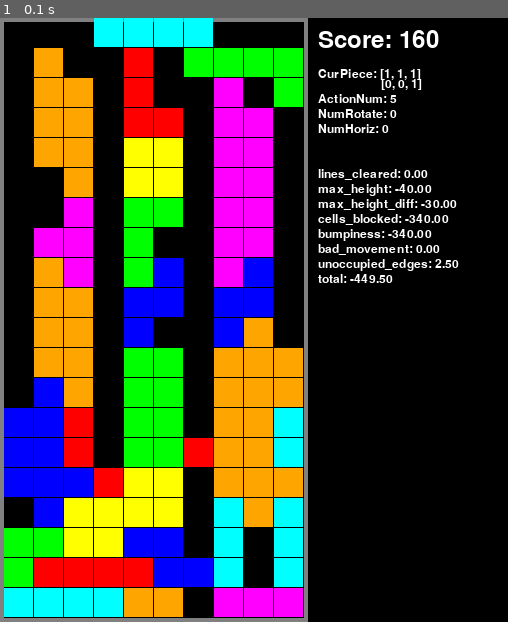
Above: before the commit, frame 1.
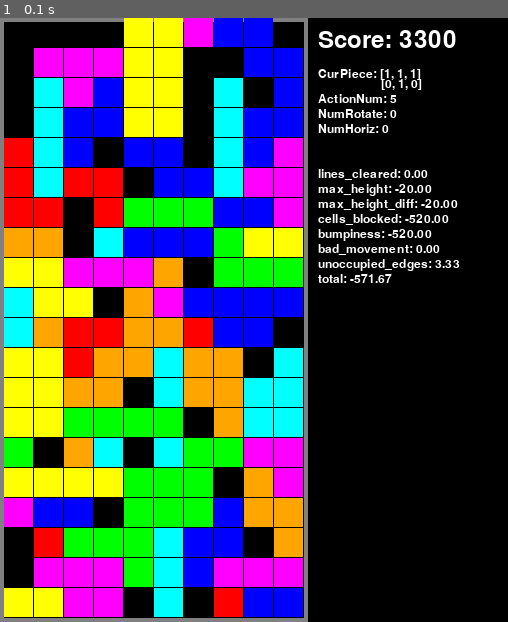
Above: after the commit, the same moment.

Repository: jfslion/ai801g3tetris
Game: pygame game, started from runner.py
Same seed, same stepped clock (60 frames per second), same inputs: the game is played once before the commit and once after it.
Inputs:
- Up to frame 1 (0.1 s): no input

The runs differ from the first frame. In frame 1, 45% of the frame differs, in the area x 0-91%, y 0-100%.

Commit message:
working brute force optimizer

Diff:
--- a/agent_bfo.py
+++ b/agent_bfo.py
@@ -50,7 +50,7 @@
 
         if self.display_choice:
             self.env.draw(reward_meta, action_meta, 500)
-        print(f'\nStep num: {self.env.steps}')
-        print(f'Action Data: {action_meta}')
-        print(f'Reward Data: {reward_meta}')
+            print(f'\nStep num: {self.env.steps}')
+            print(f'Action Data: {action_meta}')
+            print(f'Reward Data: {reward_meta}')
         return done, reward_meta, action_meta
--- a/environment_tetris.py
+++ b/environment_tetris.py
@@ -93,8 +93,9 @@
             if self.valid_move(rotated_piece, rotated_piece['x'], rotated_piece['y']):
                 self.current_piece = rotated_piece
             else:
-                unnecesary_movements = True
-                print("Piece rotation failure")
+                #unnecesary_movements = True
+                if self.print_reward_calc:
+                    print("Piece rotation failure")
 
         # Move left or right based on num_movements.
         if num_movements != 0:
--- a/rewards_optimizer.py
+++ b/rewards_optimizer.py
@@ -1,7 +1,10 @@
 import random
 import numpy as np
 from reward_center import RewardCenter
-import math
+from environment_tetris import TetrisEnv
+import random
+import sys
+from agent_bfo import BruteForceAgent
 
 gen_files = True
 execute_optimizer = True
@@ -39,11 +42,40 @@
 }
 
 
-def get_run_matrix(rr: dict):
+def convert_to_rewards_dict(combo):
+    reward_combo = {}
+    counter = 0
+    for i, (key, val) in enumerate(rewards_ranges.items()):
+        if isinstance(val, dict):
+            tmp = {}
+            for i2, (key2, val2) in enumerate(val.items()):
+                tmp[key2] = combo[counter]
+                counter += 1
+            reward_combo[key] = (True, tmp)
+        else:
+            reward_combo[key] = (True, combo[counter])
+            counter += 1
+
+    return reward_combo
+
+
+def get_combinations(arrays):
+    if not arrays:
+        return [[]]
+
+    result = []
+    for item in arrays[0]:
+        for combination in get_combinations(arrays[1:]):
+            result.append([item] + combination)
+
+    return result
+
+
+def fetch_lists_from_dict(rr: dict):
     list_of_arrays = []
     for _, (key, val) in enumerate(rr.items()):
         if isinstance(val, dict):
-            tmp_list = get_run_matrix(val)
+            tmp_list = fetch_lists_from_dict(val)
             for alist in tmp_list:
                 list_of_arrays.append(alist)
         else:
@@ -70,12 +102,48 @@
     print(f'Iter total_len: {total_len}')
     return total_len
 
+
+runner_args = {
+    'random_seed':          26392639,
+    'score_cutoff'     :    400000,
+    'mode'             :    'bfo', # 'user', 'random_watch', 'q_learning', 'dqn', 'bfo'
+    'print_reward_calc':    False,
+    'publish_rewards'  :    False,
+    'debug_grid'       :    False,
+    'render'           :    False,
+    'render_pause_sec' :    0.0,
+    }
+
+
 # Main function for rewards optimizer execution.
 if __name__ == "__main__":
     """
     """
-    if gen_files:
-        total_len = print_rewards_ranges(rewards_ranges)
-        run_mat = get_run_matrix(rewards_ranges)
+    total_len = print_rewards_ranges(rewards_ranges)
+    list_of_vals = fetch_lists_from_dict(rewards_ranges)
+    combinations = get_combinations(list_of_vals)
+    print(f'Total number of combinations: {len(combinations)}')
+    print(f'Total number of runs: {len(combinations)*num_replicates}')
 
-    print(f'Total number of runs: {math.factorial(total_len)}')
+    random.seed(runner_args['random_seed'])
+    random_seeds = [random.randint(0, sys.maxsize) for x in range(num_replicates)]
+    highest_combo = 0
+    highest_indx = -1
+    for num, combo in enumerate(combinations):
+        combo_dict = convert_to_rewards_dict(combo)
+        combo_score = 0
+        for random_seed in random_seeds:
+            runner_args['random_seed'] = random_seed
+            env = TetrisEnv(runner_args, combo_dict)
+            agent = BruteForceAgent(env, False, False)
+            done = False
+            while not done:
+                done, _, _ = agent.step()
+            combo_score += env.score
+        avg_score = combo_score/num_replicates
+        print(f'Combo {num}/{len(combinations)}: Average Score = {avg_score:.2f}')
+        if (avg_score > highest_combo):
+            highest_combo = avg_score
+            highest_indx = num
+
+    print(f'Best rewards combo had average score of {highest_combo}:\n{convert_to_rewards_dict(combinations[highest_indx])}')
--- a/runner.py
+++ b/runner.py
@@ -20,11 +20,11 @@
 # Rewards configuration items.
 rewards_config = {
     'lines_cleared'     : (True, {'mult': 100.0, 'exp': 2.0}),
-    'max_height'        : (True, {'mult': -2.0}),
-    'max_height_diff'   : (True, {'mult': -2.0}),
-    'cells_blocked'     : (True, {'mult': -10.0}),
-    'bumpiness'         : (True, {'mult': -1.0}),
-    'total_pieces'      : (False, {'mult': 1.5}),
+    'max_height'        : (True, {'mult': -1.0}),
+    'max_height_diff'   : (True, {'mult': -5.0}),
+    'cells_blocked'     : (True, {'mult': -20.0}),
+    'bumpiness'         : (True, {'mult': -3.0}),
+    'total_pieces'      : (False, {'mult': 1.0}),
     'bad_movement'      : (True, {'const': -100.0}),
     'unoccupied_edges'  : (True, {'mult': 1.0, 'scale': 10.0}),
 }
